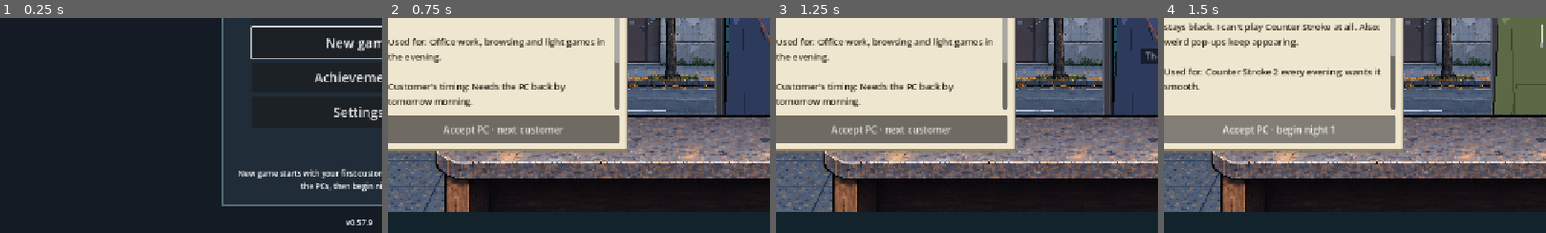
Above: before the commit, frames 1-4 (left to right).
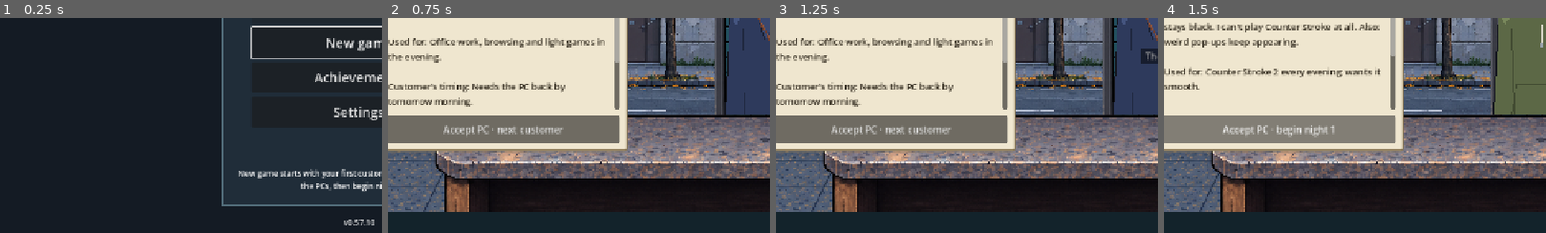
Above: after the commit, the same moments.

Repository: 123rearearcode/nighshift_real
Game: Godot game, scene res://scenes/start.tscn
Same seed, same stepped clock (60 frames per second), same inputs: the game is played once before the commit and once after it.
Inputs:
- Up to frame 1 (0.25 s): no input
- Up to frame 2 (0.75 s): click "New game" at 0.5 s
- Up to frame 3 (1.25 s): no input
- Up to frame 4 (1.5 s): click "Accept PC · next customer" at 1.25 s
The pictures show only the part of the screen within x 3-53%, y 45-95%; the shares and areas given below are measured in that part.

The runs differ from the first frame. In frame 1, 0.2% of the frame differs, in the area x 90-98%, y 93-97%; in frame 2, nothing differs; in frame 3, nothing differs; in frame 4, nothing differs.

Commit message:
0.57.10: B61, the magnifying glass shows the clues it has revealed
The panel and the glass draw the same stack (the close-up, then every revealed
clue); the glass is cut to where it and what it magnifies lie on the picture.
Regression checks in the Testing bay suite.

Co-Authored-By: Claude Opus 5.5 <noreply@anthropic.com>
Claude-Session: https://claude.ai/code/session_01RRHyDEgCNWig31UsohEBJ7

Diff:
--- a/project.godot
+++ b/project.godot
@@ -11,7 +11,7 @@
 [application]
 
 config/name="Nightshift Foundation Trial"
-config/version="0.57.9"
+config/version="0.57.10"
 run/main_scene="res://scenes/start.tscn"
 config/features=PackedStringArray("4.7")
 
--- a/scripts/night/testing_bay_view.gd
+++ b/scripts/night/testing_bay_view.gd
@@ -169,6 +169,50 @@
     return ItemArt.clue("%s_%s" % [kind, "herring" if condition == "working" else condition])
 
 
+# The pictures stacked on the part panel, bottom first: the approved close-up, then every clue overlay the
+# lens has revealed. Empty when this kind has no picture. The panel and the glass draw the same stack (B61).
+func picture_layers(kind: String) -> Array:
+    var picture: Texture2D = ItemArt.inspect(kind)
+    if picture == null: return []
+    var layers: Array = [picture]
+    for i in range(PartCondition.spots(kind).size()):
+        var clue: Texture2D = clue_texture(i)
+        if clue != null: layers.append(clue)
+    return layers
+
+
+# The magnified part of the glass at `c`: the lens circle cut to where both the glass and what it magnifies
+# lie on the picture, so no edge pixels are smeared (B61). {"points", "uvs"}, or {} when it shows nothing.
+func lens_glass(c: Vector2) -> Dictionary:
+    # A point p in the glass shows the picture at c + (p - c) / 2, which stays on the panel while p is inside
+    # the panel scaled 2x about c.
+    var shown := Rect2(PART_RECT.position * 2.0 - c, PART_RECT.size * 2.0).intersection(PART_RECT)
+    if shown.size.x <= 0.0 or shown.size.y <= 0.0: return {}
+    var points := PackedVector2Array()
+    var uvs := PackedVector2Array()
+    for k in range(40):
+        var p: Vector2 = (c + Vector2.from_angle(k * TAU / 40.0) * LENS_RADIUS).clamp(shown.position, shown.end)
+        if not points.is_empty() and points[points.size() - 1].is_equal_approx(p): continue
+        points.append(p)
+        uvs.append(((c + (p - c) * 0.5) - PART_RECT.position) / PART_RECT.size)
+    if points.size() > 2 and points[0].is_equal_approx(points[points.size() - 1]):
+        points.remove_at(points.size() - 1)
+        uvs.remove_at(uvs.size() - 1)
+    var k: int = 0
+    while points.size() > 3 and k < points.size():      # drop points lying on a straight cut edge
+        var a: Vector2 = points[(k - 1 + points.size()) % points.size()]
+        var b: Vector2 = points[(k + 1) % points.size()]
+        if absf((points[k] - a).cross(b - points[k])) < 0.01:
+            points.remove_at(k)
+            uvs.remove_at(k)
+        else:
+            k += 1
+    var area: float = 0.0
+    for j in range(points.size()): area += points[j].cross(points[(j + 1) % points.size()])
+    if points.size() < 3 or absf(area) < 8.0: return {}     # the glass is off the picture: nothing to magnify
+    return {"points": points, "uvs": uvs}
+
+
 func looked(i: int) -> bool:
     var record: Dictionary = _record()
     var spots: Array = PartCondition.spots(_kind(record)) if not record.is_empty() else []
@@ -278,12 +322,9 @@
     var kind: String = _kind(record)
     var body := Rect2(PART_RECT.position + PART_RECT.size * Vector2(0.1, 0.12), PART_RECT.size * Vector2(0.8, 0.76))
     var colour: Color = KIND_COLOURS.get(kind, Color("7a8a90"))
-    var picture: Texture2D = ItemArt.inspect(kind)
-    if picture != null:           # 0.57.8: the approved close-up (always a healthy-looking part) + revealed clues
-        draw_texture_rect(picture, PART_RECT, false)
-        for i in range(PartCondition.spots(kind).size()):
-            var clue: Texture2D = clue_texture(i)
-            if clue != null: draw_texture_rect(clue, PART_RECT, false)
+    var layers: Array = picture_layers(kind)
+    if not layers.is_empty():     # 0.57.8: the approved close-up (always a healthy-looking part) + revealed clues
+        for layer: Texture2D in layers: draw_texture_rect(layer, PART_RECT, false)
     else:
         draw_rect(body, colour.darkened(0.25))
         draw_rect(body, colour.lightened(0.3), false, 3.0)
@@ -326,16 +367,14 @@
 func _draw_lens(_record_shown: Dictionary, kind: String, body: Rect2, colour: Color) -> void:
     var c: Vector2 = lens_at
     var font: Font = ThemeDB.fallback_font
-    # The glass: a magnified look at what is under it. With the approved picture it really magnifies (2x).
-    var picture: Texture2D = ItemArt.inspect(kind)
-    if picture != null and PART_RECT.grow(LENS_RADIUS).has_point(c):
-        var ring := PackedVector2Array()
-        var uvs := PackedVector2Array()
-        for k in range(40):
-            var p: Vector2 = c + Vector2.from_angle(k * TAU / 40.0) * LENS_RADIUS
-            ring.append(p)
-            uvs.append(((c + (p - c) * 0.5) - PART_RECT.position) / PART_RECT.size)
-        draw_polygon(ring, PackedColorArray([Color.WHITE]), uvs, picture)
+    # The glass: a magnified look at what is under it. With the approved picture it really magnifies (2x),
+    # clues it has already revealed included (B61).
+    var layers: Array = picture_layers(kind)
+    var glass: Dictionary = lens_glass(c)
+    if not layers.is_empty() and not glass.is_empty():
+        draw_circle(c, LENS_RADIUS, Color(0.82, 0.9, 1.0, 0.16))
+        for layer: Texture2D in layers:
+            draw_polygon(glass["points"], PackedColorArray([Color.WHITE]), glass["uvs"], layer)
         draw_circle(c, LENS_RADIUS, Color(0.82, 0.9, 1.0, 0.10))
     else:
         draw_circle(c, LENS_RADIUS, Color(0.82, 0.9, 1.0, 0.16) if not body.has_point(c) else colour.lightened(0.15))
--- a/tools/test_testing_bay.gd
+++ b/tools/test_testing_bay.gd
@@ -14,6 +14,7 @@
 const Morning = preload("res://scripts/rules/morning.gd")
 const Clock = preload("res://scripts/rules/night_clock.gd")
 const Ids = preload("res://scripts/data/ids.gd")
+const ItemArt = preload("res://scripts/view/item_art.gd")
 const SECRET: Array = ["degraded", "artifacts", "broken", "condition", "defect"]   # "errors"/"weak" are ordinary words in results
 
 func _initialize() -> void:
@@ -26,6 +27,17 @@
     if condition == PcBuild.DEGRADED: record["defect"] = str(PcBuild.DEFECTS[kind])
     gs.player_inventory.append(record)
     return record
+
+
+# B61: every point of the magnified glass is on the part panel and shows a point of the picture.
+func _glass_on_picture(glass: Dictionary, part: Rect2) -> bool:
+    if glass.is_empty() or (glass["points"] as PackedVector2Array).size() < 3: return false
+    var room: Rect2 = part.grow(0.01)
+    for p: Vector2 in glass["points"]:
+        if not room.has_point(p): return false
+    for uv: Vector2 in glass["uvs"]:
+        if uv.x < -0.0001 or uv.y < -0.0001 or uv.x > 1.0001 or uv.y > 1.0001: return false
+    return true
 
 
 # A real mouse click through the viewport (as Codex's anti-virus suite does), not a direct callback.
@@ -167,6 +179,14 @@
 
     # ---- the screen ----
     _part(gs, "bay_ram", "ram", "ram_8gb", "degraded")
+    # B61: a dead GPU whose scorch mark shows on the power connector, for the magnifying-glass check.
+    var lens_uid: String = ""
+    for n in range(60):
+        var probe: Dictionary = {"uid": "bay_gpu_lens_%d" % n, "kind": "gpu", "condition": "broken"}
+        if PartCondition.spot_text(probe, "Power connector") != PartCondition.NEUTRAL:
+            lens_uid = str(probe["uid"])
+            break
+    if lens_uid != "": _part(gs, lens_uid, "gpu", "gpu_gtx1660", "broken")
     gs.night_minutes = 30
     gs.save_game()
     var bay: Node = load("res://scenes/night_bay.tscn").instantiate()
@@ -202,6 +222,21 @@
     bay.scrap_button.emit_signal("pressed")
     await process_frame
     check(gs.stock_record("bay_ram").is_empty() and not bay.list_buttons.has("bay_ram"), "scrapping removes it from the list")
+    # B61: the glass draws the same stack as the panel (close-up, then the clues it revealed), and only where
+    # it and what it magnifies lie on the picture.
+    check(lens_uid != "", "a dead GPU whose scorch mark shows is found for the lens check")
+    if lens_uid != "":
+        bay._select(lens_uid)
+        var connector: int = PartCondition.spots("gpu").find("Power connector")
+        check(bay.picture_layers("gpu") == [ItemArt.inspect("gpu")], "before looking, the glass and the panel show only the healthy close-up")
+        var minutes: int = gs.night_minutes
+        gs.inspect_part(lens_uid, "Power connector")
+        gs.night_minutes = minutes
+        var layers: Array = bay.picture_layers("gpu")
+        check(bay.clue_texture(connector) != null and layers.size() == 2 and layers[0] == ItemArt.inspect("gpu") and layers[1] == bay.clue_texture(connector), "B61: once revealed, the scorch mark is in the stack the glass draws, over the close-up")
+        var part: Rect2 = bay.PART_RECT
+        check(_glass_on_picture(bay.lens_glass(bay.spot_center(connector)), part) and _glass_on_picture(bay.lens_glass(part.position + Vector2(20, 60)), part) and _glass_on_picture(bay.lens_glass(part.end - Vector2(5, 5)), part), "B61: the glass stays on the picture and never magnifies past its edge, even half off the panel")
+        check(bay.lens_glass(part.position - Vector2(bay.LENS_RADIUS + 5, 0)).is_empty(), "off the panel the glass magnifies nothing")
     bay.queue_free()
     await process_frame
     # Native navigation (0.53.0): workshop -> the testing bay corner -> back, through real clicks.
Not shown, changed: CHANGELOG.md
Not shown, changed: HANDOFF.md
Not shown, changed: docs/BUGS.md
